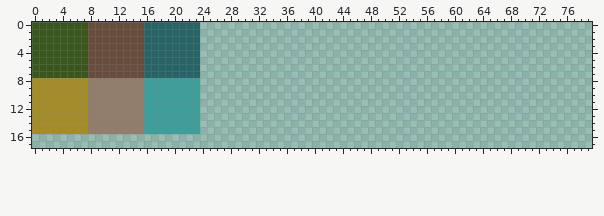
Two versions of one pixel-art file, Art/World_Sheet.aseprite. Above, as it was before the edit.
80x80 pixels, 1 frame. Shown: x 0..79, y 0..17.
And afterwards:
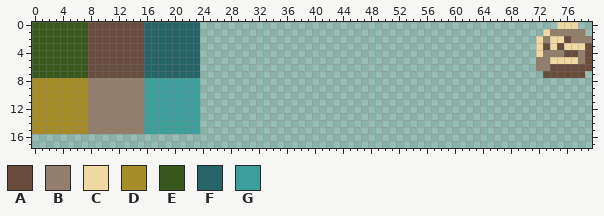
Palette (. is transparent): A #684c3c  B #927e6a  C #efd8a1  D #a58c27  E #39571c  F #276468  G #3c9f9c
What changed:
y 0: x 75..77 ... -> CCC
y 1: x 73..78 ...... -> CBBBBB
y 2: x 72..79 ........ -> CBCCABBB
y 3: x 72..79 ........ -> CACACCCA
y 4: x 72..79 ........ -> CBBBAABA
y 5: x 72..79 ........ -> BBCCCCBA
y 6: x 72..79 ........ -> BBAAAAAA
y 7: x 73..78 ...... -> AAAAAA
Changed places in both pictures, as pixel boxes (x1, y1, x2, y2):
added: (536, 22, 592, 78)
